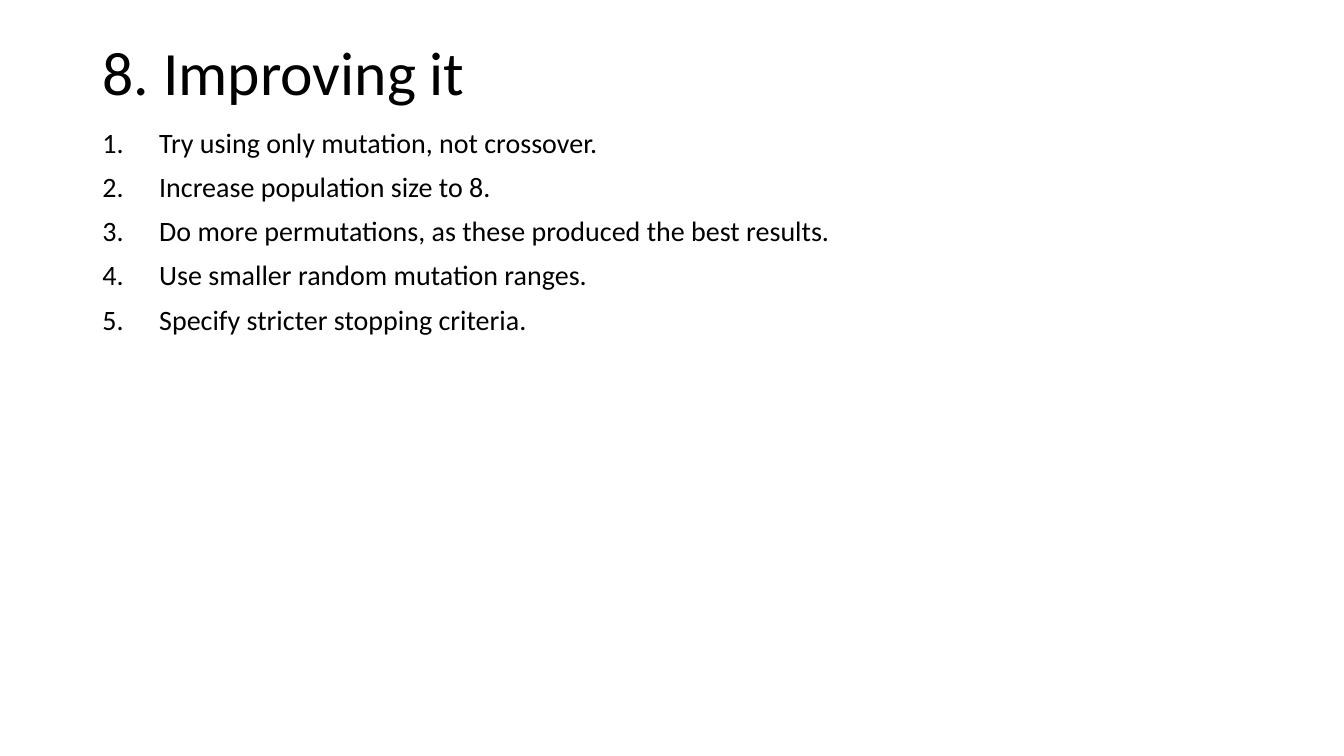
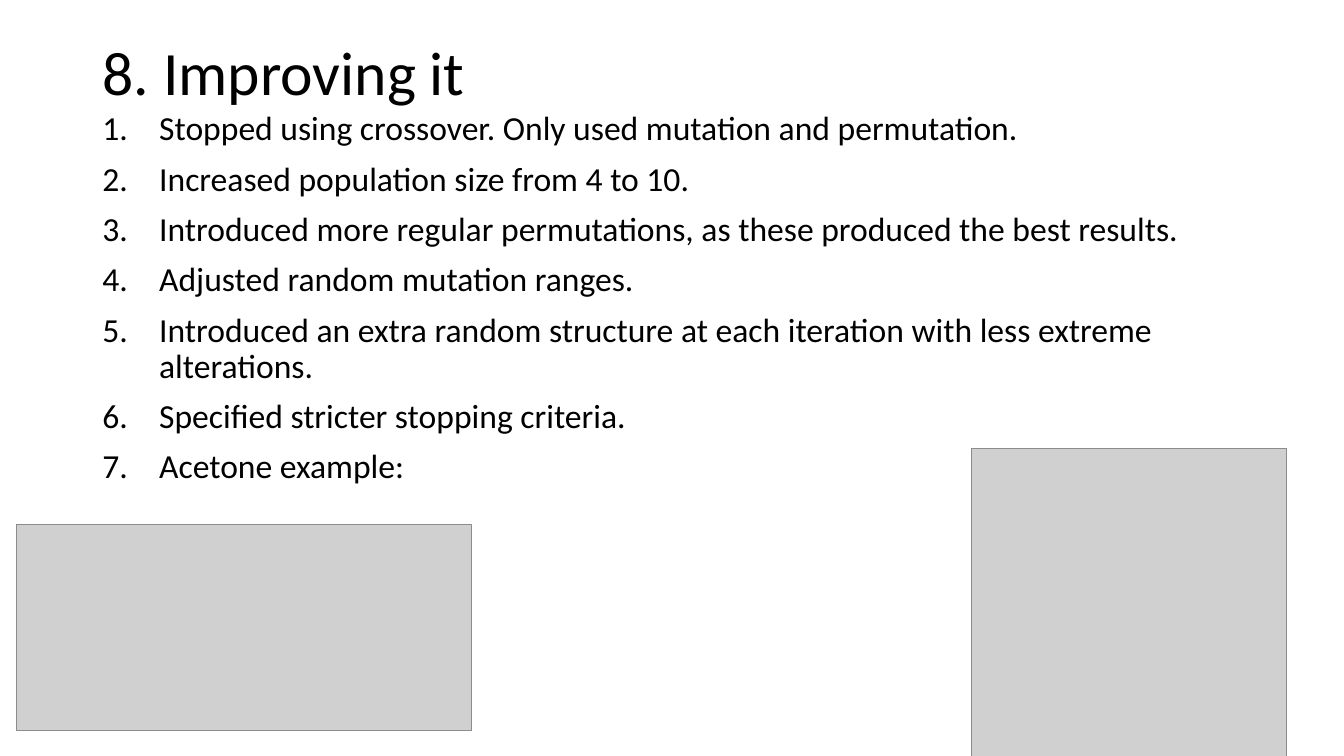
Before and after one commit to Sophie-Turner/GeOpt, a slide deck: slide 18 of Documentation/Sprint2/Presentation.pptx. Drawn at 1344x756 pixels with LibreOffice and Linux fonts; fonts in the diff are those of the drawing; grey boxes stand for pictures. Boxes give left, top, right and bottom in pixels: in the first picture for what was removed or moved away, otherwise in the second. Text is boxed around its words. In the diff, an @@ line names an element or a change of style, - is before the commit and + after.

Commit message:
Trying to improve results of EA.

```diff
--- a/Documentation/Sprint2/Presentation.pptx
+++ b/Documentation/Sprint2/Presentation.pptx
@@ text at (159, 116, 1177, 484): text changed; size 20 to 24 pt @@
-1. Try using only mutation, not crossover.
-2. Increase population size to 8.
-3. Do more permutations, as these produced the best results.
-4. Use smaller random mutation ranges.
-5. Specify stricter stopping criteria.
+1. Stopped using crossover. Only used mutation and permutation.
+2. Increased population size from 4 to 10.
+3. Introduced more regular permutations, as these produced the best results.
+4. Adjusted random mutation ranges.
+5. Introduced an extra random structure at each iteration with less extreme alterations.
+6. Specified stricter stopping criteria.
+7. Acetone example:
@@ picture added at (972, 449, 1287, 756) @@
@@ picture added at (17, 525, 472, 731) @@
```
Also in this commit, not shown: 6 other files.
